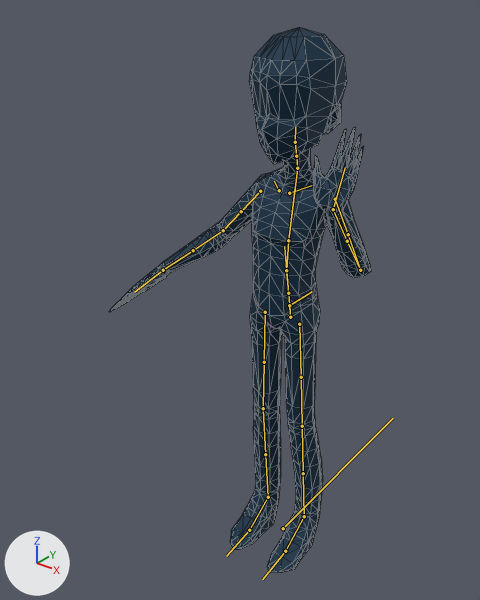
The FBX model Assets/TestGame/Graphics/character with anim.fbx as it was, and as the next commit left it.
Rendered twice from a 50 mm camera at (1.136, -1.702, 2.023) aimed at (-0.153, -0.09, 1.024). Arrows for +X, +Y and +Z are at lower left; the lights stay in place. Both versions are drawn at frame 1 of the action 'SwipeDown'; the numbers are the values there. The bones that bend it are drawn over the model as lines. Mesh edges are drawn as thin lines.

Objects in the first picture: 'bnn.downarms.nohands.001'.
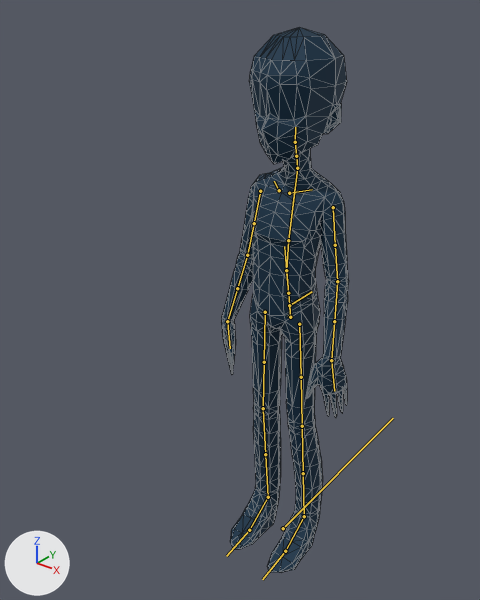
Boxes [x1, y1, x2, y2] around the edits, measured in the pictures (480 x 600 px):
'bnn.downarms.nohands.001', posed (51% narrower)
    before: [109, 27, 371, 572]
    after: [221, 27, 349, 572]
bone 'ORG-shoulder.L', root to tip
    before: (289, 193) to (311, 185)
    after: (289, 193) to (312, 189)
bone 'DEF-upper_arm.L', root to tip
    before: (335, 199) to (348, 234)
    after: (333, 207) to (335, 245)
bone 'DEF-upper_arm.L.001', root to tip
    before: (348, 234) to (360, 270)
    after: (335, 245) to (337, 281)
bone 'DEF-forearm.L', root to tip
    before: (360, 270) to (347, 241)
    after: (337, 281) to (334, 321)
bone 'DEF-forearm.L.001', root to tip
    before: (347, 241) to (333, 209)
    after: (334, 321) to (331, 360)
bone 'DEF-hand.L', root to tip
    before: (333, 209) to (345, 167)
    after: (331, 360) to (334, 391)
bone 'DEF-upper_arm.R', root to tip
    before: (260, 191) to (241, 211)
    after: (260, 191) to (254, 223)
bone 'DEF-upper_arm.R.001', root to tip
    before: (241, 211) to (223, 230)
    after: (254, 223) to (247, 255)
bone 'DEF-forearm.R', root to tip
    before: (223, 230) to (193, 250)
    after: (247, 255) to (237, 288)
bone 'DEF-forearm.R.001', root to tip
    before: (193, 250) to (163, 270)
    after: (237, 288) to (227, 321)
bone 'DEF-hand.R', root to tip
    before: (163, 270) to (134, 292)
    after: (227, 321) to (230, 348)

Patch to the scene script:
```diff
--- a/Assets/TestGame/Graphics/character with anim.fbx.py
+++ b/Assets/TestGame/Graphics/character with anim.fbx.py
@@ bone_org_shoulder_l @@
 bone_org_shoulder_l = bpy.data.objects['rig'].pose.bones['ORG-shoulder.L']  # child of 'ORG-spine.003'
-bone_org_shoulder_l.rotation_quaternion = (0.994, 0.085, -0.071, 0.014)  # degrees (10, -8, 1)
+bone_org_shoulder_l.rotation_quaternion = (1.0, 0.0, 0.0, 0.0)  # degrees (0, 0, 0)
@@ bone_def_upper_arm_l @@
 bone_def_upper_arm_l = bpy.data.objects['rig'].pose.bones['DEF-upper_arm.L']  # child of 'ORG-shoulder.L'
-bone_def_upper_arm_l.rotation_quaternion = (0.969, -0.035, 0.002, -0.246)  # degrees (-4, -1, -28)
-bone_def_upper_arm_l.scale = (1.0, 0.99, 1.0)
+bone_def_upper_arm_l.rotation_quaternion = (0.96, 0.0, 0.0, -0.28)  # degrees (0, 0, -32)
+bone_def_upper_arm_l.scale = (0.99, 1.01, 0.99)
@@ bone_def_upper_arm_l_001 @@
 bone_def_upper_arm_l_001 = bpy.data.objects['rig'].pose.bones['DEF-upper_arm.L.001']  # child of 'DEF-upper_arm.L'
-bone_def_upper_arm_l_001.rotation_quaternion = (1.0, 0.0, 0.0, 0.0)  # degrees (0, 0, 0)
+bone_def_upper_arm_l_001.rotation_quaternion = (0.999, 0.0, 0.038, 0.0)  # degrees (0, 4, 0)
@@ bone_def_forearm_l @@
 bone_def_forearm_l = bpy.data.objects['rig'].pose.bones['DEF-forearm.L']  # child of 'DEF-upper_arm.L.001'
-bone_def_forearm_l.rotation_quaternion = (0.585, 0.783, 0.024, 0.21)  # degrees (104, -18, 17)
-bone_def_forearm_l.scale = (1.0, 0.99, 1.01)
+bone_def_forearm_l.rotation_quaternion = (0.965, -0.259, 0.033, -0.018)  # degrees (-30, 3, -3)
+bone_def_forearm_l.scale = (1.0, 1.0, 1.0)
@@ bone_def_forearm_l_001 @@
 bone_def_forearm_l_001 = bpy.data.objects['rig'].pose.bones['DEF-forearm.L.001']  # child of 'DEF-forearm.L'
-bone_def_forearm_l_001.rotation_quaternion = (0.98, 0.0, 0.201, 0.0)  # degrees (0, 23, 0)
+bone_def_forearm_l_001.rotation_quaternion = (0.993, 0.0, 0.12, 0.0)  # degrees (0, 14, 0)
@@ bone_def_hand_l @@
 bone_def_hand_l = bpy.data.objects['rig'].pose.bones['DEF-hand.L']  # child of 'DEF-forearm.L.001'
-bone_def_hand_l.rotation_quaternion = (0.903, -0.089, 0.201, 0.369)  # degrees (-1, 25, 44)
-bone_def_hand_l.scale = (1.0, 1.01, 1.0)
+bone_def_hand_l.rotation_quaternion = (0.969, -0.198, 0.11, -0.102)  # degrees (-24, 10, -14)
+bone_def_hand_l.scale = (1.0, 0.99, 1.0)
@@ bone_def_upper_arm_r @@
 bone_def_upper_arm_r = bpy.data.objects['rig'].pose.bones['DEF-upper_arm.R']  # child of 'ORG-shoulder.R'
-bone_def_upper_arm_r.rotation_quaternion = (1.0, 0.0, 0.0, 0.0)  # degrees (0, 0, 0)
-bone_def_upper_arm_r.scale = (1.0, 1.0, 1.0)
+bone_def_upper_arm_r.rotation_quaternion = (0.96, 0.0, 0.0, 0.28)  # degrees (0, 0, 32)
+bone_def_upper_arm_r.scale = (0.99, 1.01, 0.99)
@@ bone_def_upper_arm_r_001 @@
 bone_def_upper_arm_r_001 = bpy.data.objects['rig'].pose.bones['DEF-upper_arm.R.001']  # child of 'DEF-upper_arm.R'
-bone_def_upper_arm_r_001.rotation_quaternion = (1.0, 0.0, 0.0, 0.0)  # degrees (0, 0, 0)
+bone_def_upper_arm_r_001.rotation_quaternion = (0.999, 0.0, -0.038, 0.0)  # degrees (0, -4, 0)
@@ bone_def_forearm_r @@
 bone_def_forearm_r = bpy.data.objects['rig'].pose.bones['DEF-forearm.R']  # child of 'DEF-upper_arm.R.001'
-bone_def_forearm_r.rotation_quaternion = (1.0, 0.0, 0.0, 0.0)  # degrees (0, 0, 0)
+bone_def_forearm_r.rotation_quaternion = (0.965, -0.259, -0.033, 0.018)  # degrees (-30, -3, 3)
@@ bone_def_forearm_r_001 @@
 bone_def_forearm_r_001 = bpy.data.objects['rig'].pose.bones['DEF-forearm.R.001']  # child of 'DEF-forearm.R'
-bone_def_forearm_r_001.rotation_quaternion = (1.0, 0.0, 0.0, 0.0)  # degrees (0, 0, 0)
+bone_def_forearm_r_001.rotation_quaternion = (0.993, 0.0, -0.12, 0.0)  # degrees (0, -14, 0)
@@ bone_def_hand_r @@
 bone_def_hand_r = bpy.data.objects['rig'].pose.bones['DEF-hand.R']  # child of 'DEF-forearm.R.001'
-bone_def_hand_r.rotation_quaternion = (1.0, 0.0, 0.0, 0.0)  # degrees (0, 0, 0)
-bone_def_hand_r.scale = (1.0, 1.0, 1.0)
+bone_def_hand_r.rotation_quaternion = (0.969, -0.198, -0.11, 0.102)  # degrees (-24, -10, 14)
+bone_def_hand_r.scale = (1.0, 0.99, 1.0)
```
